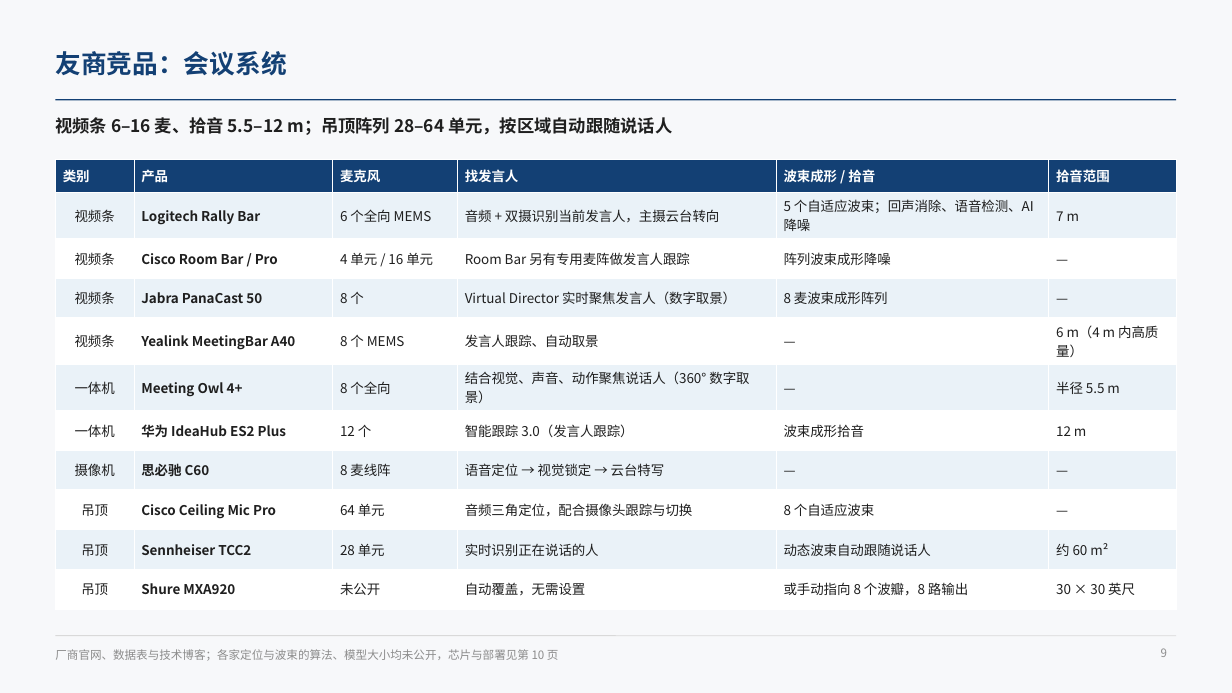
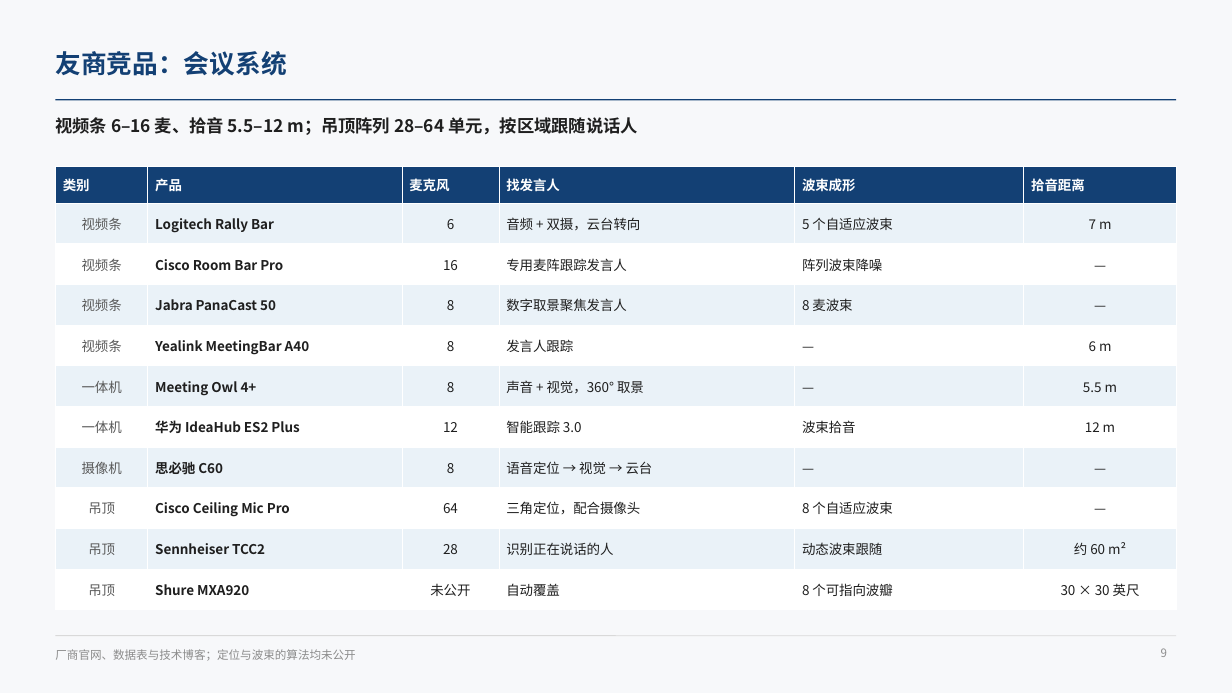
Before and after one commit to ZeroFoxxi/ssl-scene1, a slide deck: slide 9 of 01_场景一_摄像头声源定位/技术总结/声源定位与波束成形技术总结.pptx. Drawn at 1232x693 pixels with LibreOffice and Linux fonts; fonts in the diff are those of the drawing. Boxes give left, top, right and bottom in pixels: in the first picture for what was removed or moved away, otherwise in the second. Text is boxed around its words. In the diff, an @@ line names an element or a change of style, - is before the commit and + after.

```diff
--- a/01_场景一_摄像头声源定位/技术总结/声源定位与波束成形技术总结.pptx
+++ b/01_场景一_摄像头声源定位/技术总结/声源定位与波束成形技术总结.pptx
@@ text at (55,117,638,135): text changed @@
-视频条 6–16 麦、拾音 5.5–12 m；吊顶阵列 28–64 单元，按区域自动跟随说话人
+视频条 6–16 麦、拾音 5.5–12 m；吊顶阵列 28–64 单元，按区域跟随说话人
@@ table at (55,166,1177,600) @@
-row 1, column 5: 波束成形 / 拾音
+row 1, column 5: 波束成形
-row 1, column 6: 拾音范围
+row 1, column 6: 拾音距离
-row 2: 视频条 | Logitech Rally Bar | 6 个全向 MEMS | 音频 + 双摄识别当前发言人，主摄云台转向 | 5 个自适应波束；回声消除、语音检测、AI 降噪 | 7 m
+row 2: 视频条 | Logitech Rally Bar | 6 | 音频 + 双摄，云台转向 | 5 个自适应波束 | 7 m
-row 3: 视频条 | Cisco Room Bar / Pro | 4 单元 / 16 单元 | Room Bar 另有专用麦阵做发言人跟踪 | 阵列波束成形降噪 | —
+row 3: 视频条 | Cisco Room Bar Pro | 16 | 专用麦阵跟踪发言人 | 阵列波束降噪 | —
-row 4: 视频条 | Jabra PanaCast 50 | 8 个 | Virtual Director 实时聚焦发言人（数字取景） | 8 麦波束成形阵列 | —
+row 4: 视频条 | Jabra PanaCast 50 | 8 | 数字取景聚焦发言人 | 8 麦波束 | —
-row 5: 视频条 | Yealink MeetingBar A40 | 8 个 MEMS | 发言人跟踪、自动取景 | — | 6 m（4 m 内高质量）
+row 5: 视频条 | Yealink MeetingBar A40 | 8 | 发言人跟踪 | — | 6 m
-row 6: 一体机 | Meeting Owl 4+ | 8 个全向 | 结合视觉、声音、动作聚焦说话人（360° 数字取景） | — | 半径 5.5 m
+row 6: 一体机 | Meeting Owl 4+ | 8 | 声音 + 视觉，360° 取景 | — | 5.5 m
-row 7: 一体机 | 华为 IdeaHub ES2 Plus | 12 个 | 智能跟踪 3.0（发言人跟踪） | 波束成形拾音 | 12 m
+row 7: 一体机 | 华为 IdeaHub ES2 Plus | 12 | 智能跟踪 3.0 | 波束拾音 | 12 m
-row 8, column 3: 8 麦线阵
+row 8, column 3: 8
-row 8, column 4: 语音定位 → 视觉锁定 → 云台特写
+row 8, column 4: 语音定位 → 视觉 → 云台
-row 9, column 3: 64 单元
+row 9, column 3: 64
-row 9, column 4: 音频三角定位，配合摄像头跟踪与切换
+row 9, column 4: 三角定位，配合摄像头
-row 10: 吊顶 | Sennheiser TCC2 | 28 单元 | 实时识别正在说话的人 | 动态波束自动跟随说话人 | 约 60 m²
+row 10: 吊顶 | Sennheiser TCC2 | 28 | 识别正在说话的人 | 动态波束跟随 | 约 60 m²
-row 11, column 4: 自动覆盖，无需设置
+row 11, column 4: 自动覆盖
-row 11, column 5: 或手动指向 8 个波瓣，8 路输出
+row 11, column 5: 8 个可指向波瓣
@@ text colour #1F1F1F to #595959 in "视频条", "视频条", "视频条", "视频条" and 6 more places @@
@@ alignment left to centre @@
@@ table: place and size @@
-table at (55,159,1177,600)
+table at (55,166,1177,600)
@@ text at (55,649,355,661): text changed @@
-厂商官网、数据表与技术博客；各家定位与波束的算法、模型大小均未公开，芯片与部署见第 10 页
+厂商官网、数据表与技术博客；定位与波束的算法均未公开
```
Also in this commit, not shown: 11 other slides changed, 5 other files.
